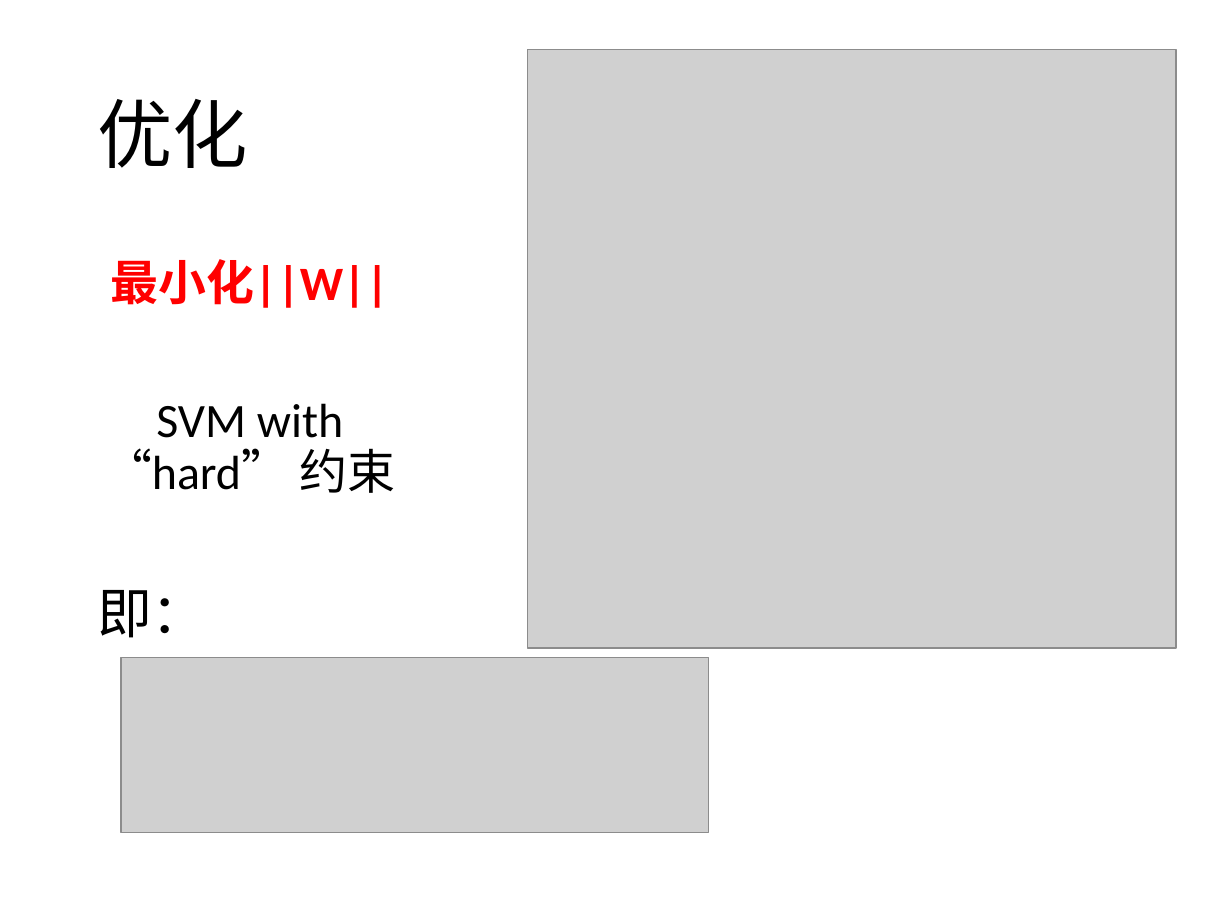
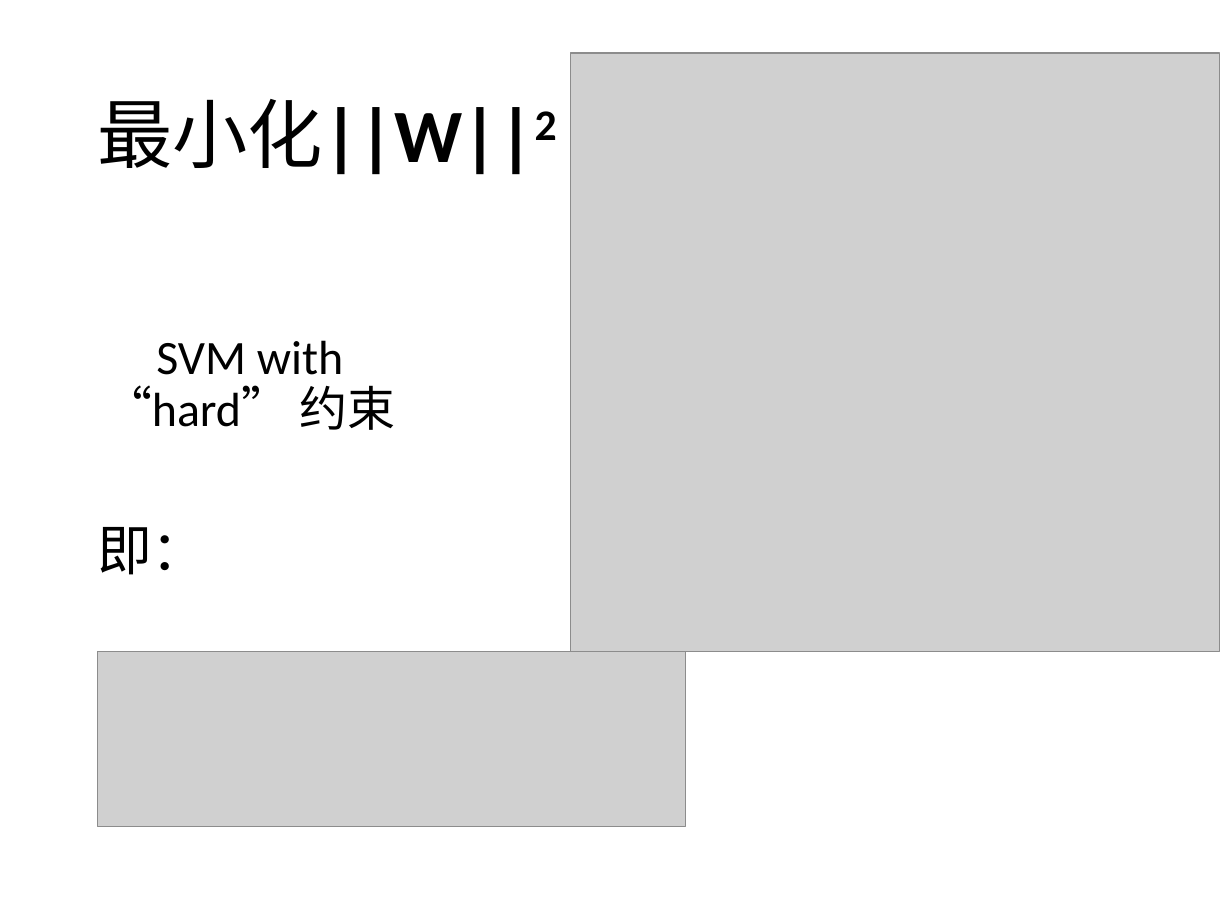
Before and after one commit to yishuai/bigalgo, a slide deck: slide 8 of ppt/10-svm-model.pptx. Drawn at 1232x924 pixels with LibreOffice and Linux fonts; fonts in the diff are those of the drawing; grey boxes stand for pictures. Boxes give left, top, right and bottom in pixels: in the first picture for what was removed or moved away, otherwise in the second. Text is boxed around its words. In the diff, an @@ line names an element or a change of style, - is before the commit and + after.

```diff
--- a/ppt/10-svm-model.pptx
+++ b/ppt/10-svm-model.pptx
@@ picture: place and size @@
-picture at bbox=[527, 49, 1177, 648]
+picture at bbox=[570, 53, 1220, 652]
@@ title at bbox=[97, 99, 557, 175]: text changed; bold on @@
-优化
+最小化||W||2
@@ text at bbox=[111, 259, 389, 308]: paragraph removed @@
-最小化||W||
@@ picture: place and size @@
-picture at bbox=[121, 658, 708, 833]
+picture at bbox=[97, 652, 685, 827]
```
Also in this commit, not shown: 6 other slides changed, 8 other files.
